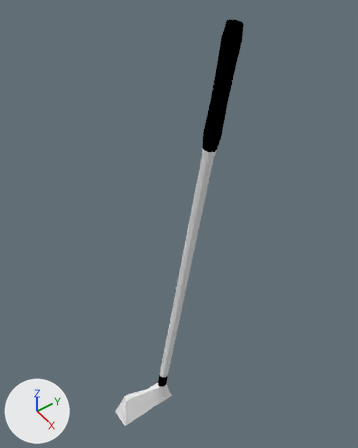
Two versions of the Blender file Project_Golf/Assets/Blends/Clubs/clubIron7.blend, one commit apart.
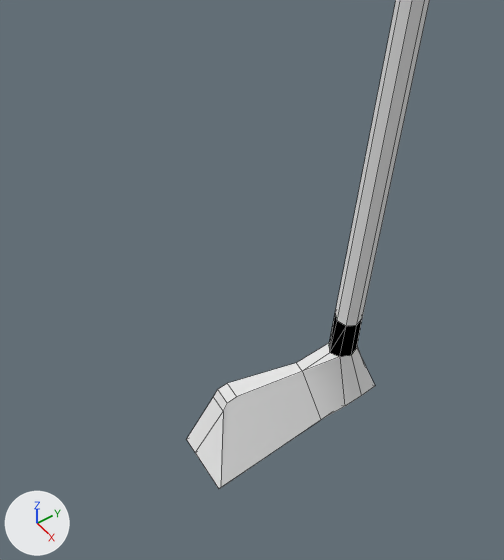
Each version appears first whole from a camera (50 mm lens) standing at (4.83, -3.63, 6.92) and looking at (-0.36, 0.13, 0.85), and next in a close-up on the part from 17% to 59% of the width and 62% to 100% of the height. Arrows for +X, +Y and +Z are at lower left; the lights stay in place. The close-ups show mesh edges as thin lines.
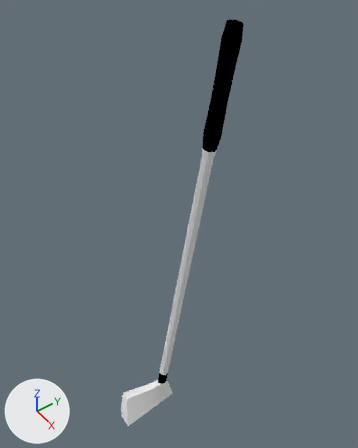
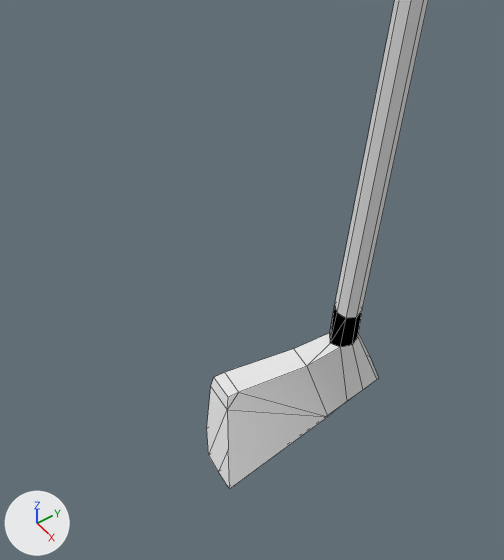
Patch to the scene script:
```diff
--- a/Project_Golf/Assets/Blends/Clubs/clubIron7.blend.py
+++ b/Project_Golf/Assets/Blends/Clubs/clubIron7.blend.py
@@ me_cylinder_001 @@
 # used by ob_cylinder; location = (0.0, 0.0, 0.0); rotation_euler = (-0.175, 0.0, 0.0), in degrees (-10, 0, 0)
-me_cylinder_001.from_pydata(...)  # 99 vertices, 93 faces; spans x -0.25..0.21, y -1.03..0.23, z -4.1..4.45
+me_cylinder_001.from_pydata(...)  # 103 vertices, 99 faces; spans x -0.3..0.19, y -0.96..0.28, z -4.16..4.45
+# me_cylinder_001 part 1
+# 1 vertex is removed from x -0.12, y -0.85, z -3.73
+# 7 faces are deleted
+# 5 vertices in x -0.09..0.09, y -0.09..0.07, z -3.14 move by (0.0, -0.02, 0.1)
+# 3 vertices in x -0.07..0.07, y -0.07..0.09, z -3.14 move by (0.0, -0.01, 0.1)
+# 3 vertices in x -0.16..0.17, y 0.07..0.23, z -3.91..-3.88 move by (0.0, 0.05, 0.05)
+# 31 vertices move from x -0.25..0.21, y -1.03..0.19, z -4.1..-3.48 to x -0.3..0.19, y -0.96..0.23, z -4.16..-3.34
+# 5 vertices are added at (-0.09, -0.85, -3.68), (0.09, -0.01, -3.91), (0.04, -0.18, -3.95), (0.05, -0.9, -3.91), (0.04, -0.95, -4.15)
+# 13 new faces join them, mat_material (white #e7e7e7)
 me_cylinder_001.materials.append(mat_material)
```

Changed parts and their boxes (x1, y1, x2, y2) in the close-ups (504 x 560 px):
'Cylinder', reshaped
    before: (187, 0, 429, 488)
    after: (207, 0, 428, 488)
